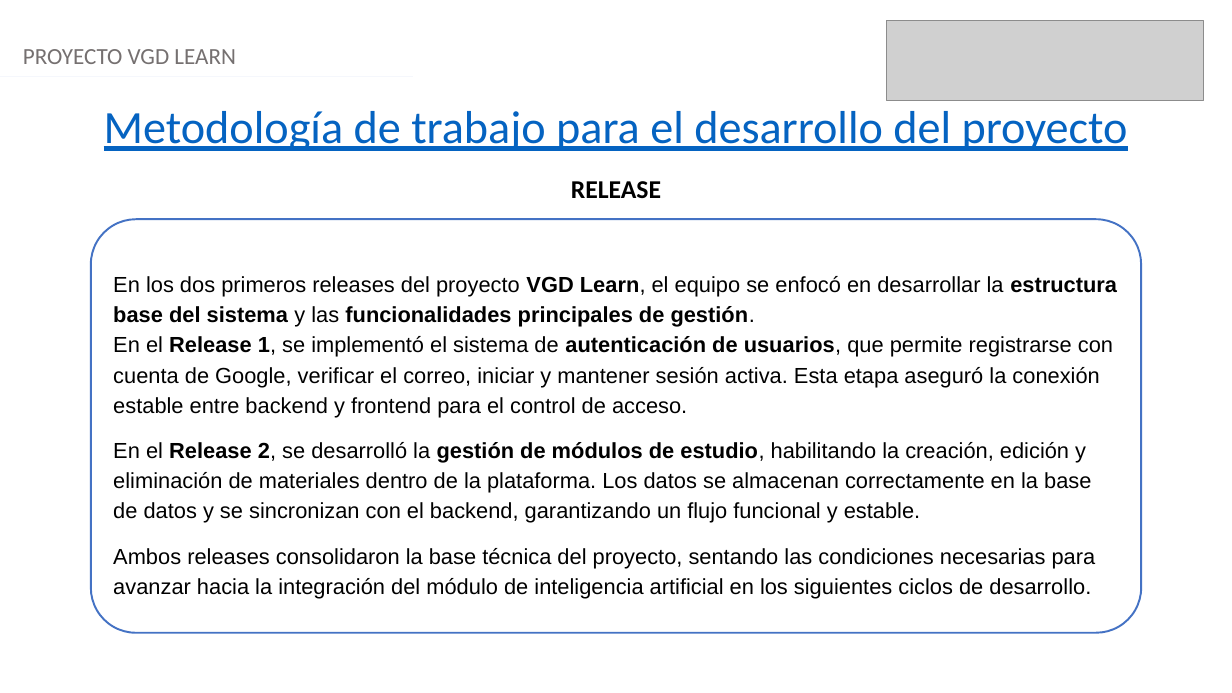
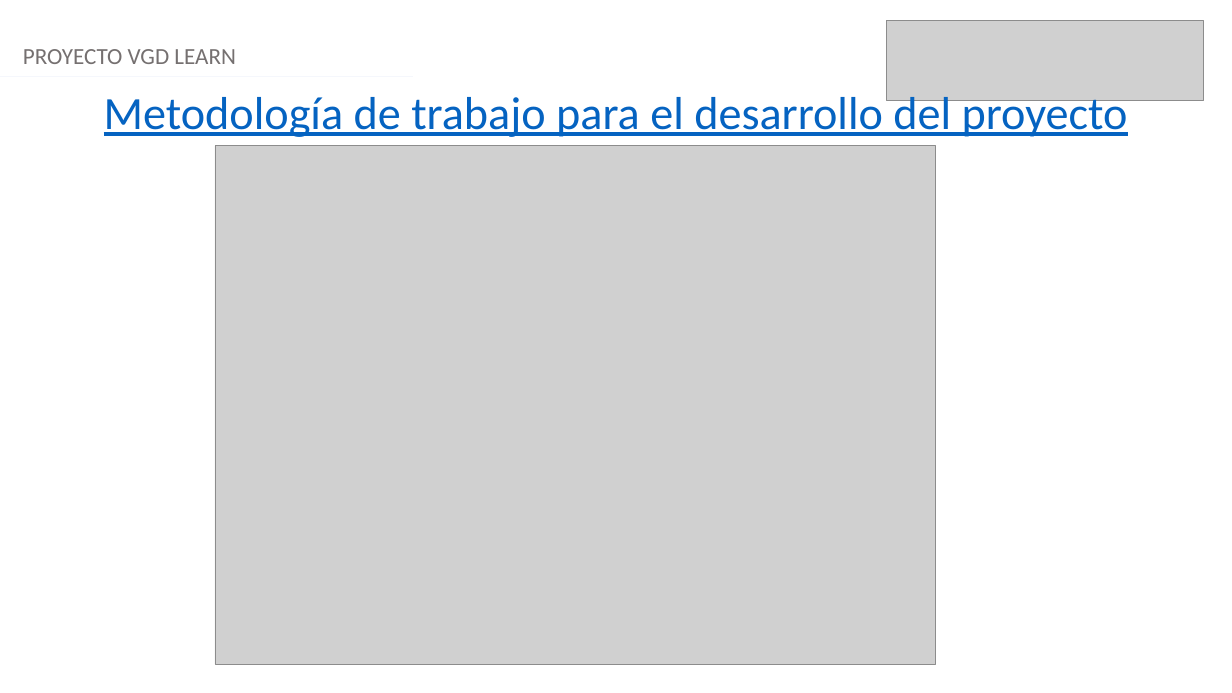
Before and after one commit to Viktorr2416/Proyecto-APT, a slide deck: slide 7 of Fase 2/Evidencias_Proyecto/Presentación proyecto.pptx (slide 8 before the commit). Drawn at 1232x693 pixels with LibreOffice and Linux fonts; fonts in the diff are those of the drawing; grey boxes stand for pictures. Boxes give left, top, right and bottom in pixels: in the first picture for what was removed or moved away, otherwise in the second. Text is boxed around its words. In the diff, an @@ line names an element or a change of style, - is before the commit and + after.

```diff
--- a/Fase 2/Evidencias_Proyecto/Presentación proyecto.pptx
+++ b/Fase 2/Evidencias_Proyecto/Presentación proyecto.pptx
@@ text "Metodología de trabajo para el ...": place and size @@
-text "Metodología de trabajo para el ..." at (104, 111, 1128, 151)
+text "Metodología de trabajo para el ..." at (104, 97, 1128, 140)
@@ picture added at (215, 146, 936, 665) @@
@@ rectangle removed at (512, 168, 721, 209) @@
-RELEASE
@@ rounded rectangle removed at (91, 219, 1141, 633) @@
-En los dos primeros releases del proyecto VGD Learn, el equipo se enfocó en desarrollar la estructura base del sistema y las funcionalidades principales de gestión.
-En el Release 1, se implementó el sistema de autenticación de usuarios, que permite registrarse con cuenta de Google, verificar el correo, iniciar y mantener sesión activa. Esta etapa aseguró la conexión estable entre backend y frontend para el control de acceso.
-En el Release 2, se desarrolló la gestión de módulos de estudio, habilitando la creación, edición y eliminación de materiales dentro de la plataforma. Los datos se almacenan correctamente en la base de datos y se sincronizan con el backend, garantizando un flujo funcional y estable.
-Ambos releases consolidaron la base técnica del proyecto, sentando las condiciones necesarias para avanzar hacia la integración del módulo de inteligencia artificial en los siguientes ciclos de desarrollo.
```
Also in this commit, not shown: 9 other slides changed, 1 slide added, 4 slides removed.
